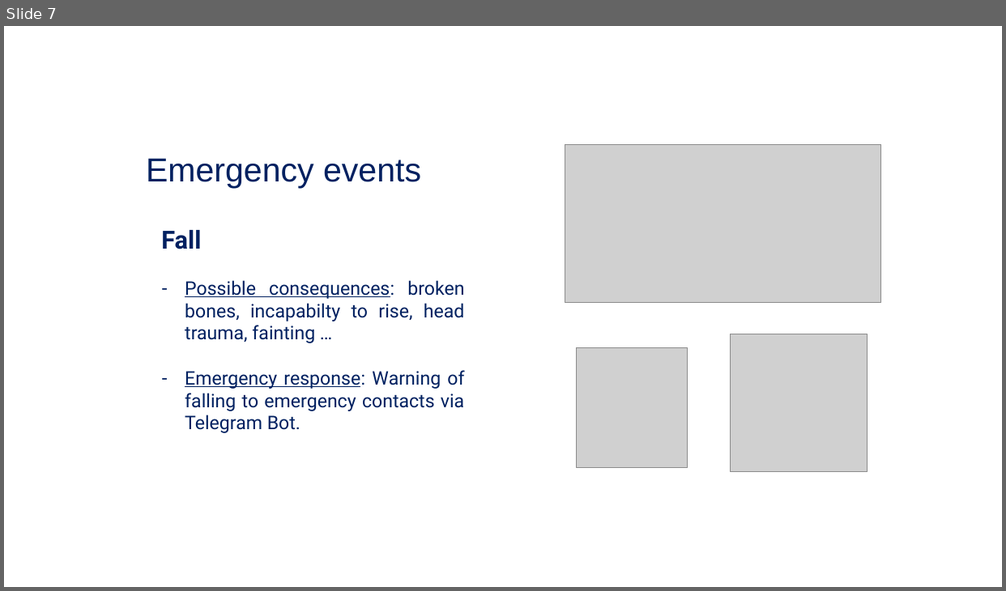
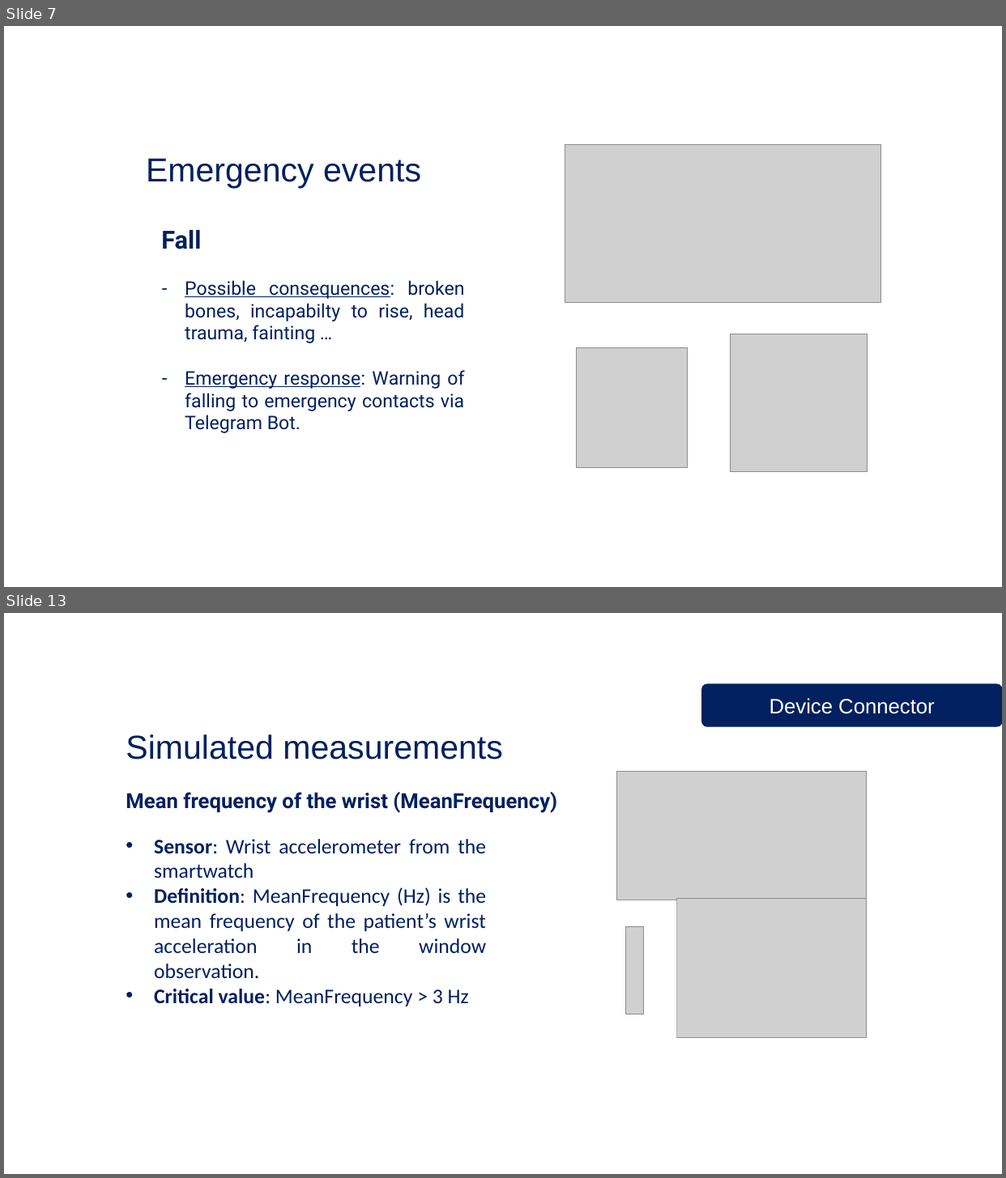
Before and after one commit to Checco1/IoT_Parkinson_Project, a slide deck: ParkinsonPal.pptx. Shown one above the other, each under a label of ours: slide 7 before the commit, slides 7 and 13 after it; the slides between them are not shown. The pictures are 1006x591 and 1006x1178 pixels, drawn with LibreOffice and Linux fonts; fonts in the diff are those of the drawing; grey boxes stand for pictures; background and template pictures are left out. Boxes give left, top, right and bottom in pixels: in the first picture for what was removed or moved away, otherwise in the second. Text is boxed around its words. In the diff, an @@ line names an element or a change of style, - is before the commit and + after.

```diff
--- a/ParkinsonPal.pptx
+++ b/ParkinsonPal.pptx
@@ slide 13 added at (4,613,1002,1174), background picture (left out); not listed: 1 template element that a slide beside it also shows @@
@@ rounded rectangle added at (702,684,1002,726), fill #002060, outline #002060 1 pt, 20 pt, text #FFFFFF @@
+Device Connector
@@ text added at (126,735,503,760), 32 pt, text #002060 @@
+Simulated measurements
@@ text added at (126,792,557,813), 20 pt, text #002060, bold @@
+Mean frequency of the wrist (MeanFrequency)
@@ text added at (154,839,486,1007), 20 pt, text #002060 @@
+• Sensor: Wrist accelerometer from the smartwatch
+• Definition: MeanFrequency (Hz) is the mean frequency of the patient’s wrist acceleration in the window observation.
+• Critical value: MeanFrequency > 3 Hz
@@ group added at (617,772,867,1041): 3 pictures, 1 rectangle @@
```
Also in this commit, not shown: 3 slides changed, 28 other slides added.
